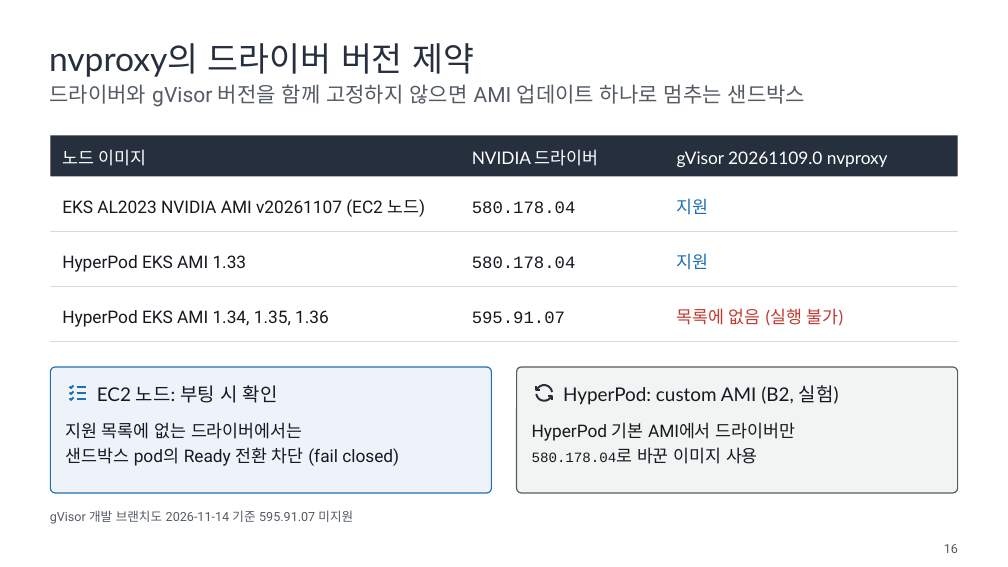
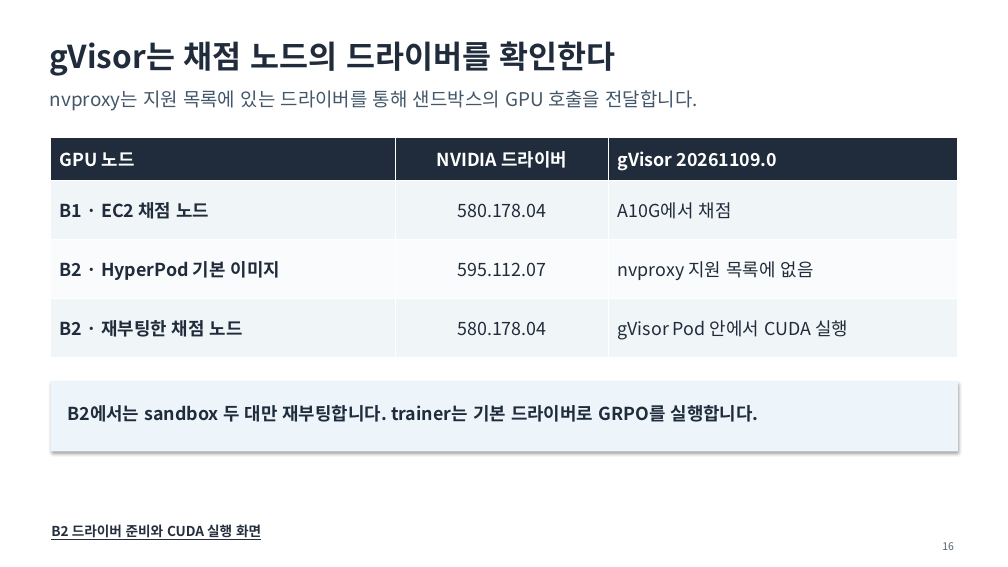
Before and after one commit to daekeun-ml/gpu-sandbox-on-aws, a slide deck: slide 16 of slides/gpu-sandbox-theory.pptx. Drawn at 1008x567 pixels with LibreOffice and Linux fonts; fonts in the diff are those of the drawing. Boxes give left, top, right and bottom in pixels: in the first picture for what was removed or moved away, otherwise in the second. Text is boxed around its words. In the diff, an @@ line names an element or a change of style, - is before the commit and + after.

Commit message:
Align the B2 architecture, hands-on guides and theory deck with the HyperPod run

```diff
--- a/slides/gpu-sandbox-theory.pptx
+++ b/slides/gpu-sandbox-theory.pptx
@@ text at [49, 41, 616, 76]: text changed; size 32 to 30 pt; font Lato to Noto Sans CJK KR; text colour #252F3E to #202C3B; bold on @@
-nvproxy의 드라이버 버전 제약
+gVisor는 채점 노드의 드라이버를 확인한다
@@ text at [50, 90, 698, 111]: text changed; size 20 to 18 pt; font Roboto to Noto Sans CJK KR; text colour #545B64 to #43576A @@
-드라이버와 gVisor 버전을 함께 고정하지 않으면 AMI 업데이트 하나로 멈추는 샌드박스
+nvproxy는 지원 목록에 있는 드라이버를 통해 샌드박스의 GPU 호출을 전달합니다.
@@ table added at [51, 138, 958, 358], 4 rows, 3 columns @@
+GPU 노드 | NVIDIA 드라이버 | gVisor 20261109.0
+B1 · EC2 채점 노드 | 580.178.04 | A10G에서 채점
+B2 · HyperPod 기본 이미지 | 595.112.07 | nvproxy 지원 목록에 없음
+B2 · 재부팅한 채점 노드 | 580.178.04 | gVisor Pod 안에서 CUDA 실행
@@ group removed at [51, 151, 958, 343]: 10 texts, 3 freeform shapes @@
-gVisor 20261109.0 nvproxy
-EKS AL2023 NVIDIA AMI v20261107 (EC2 노드)
-580.178.04
-지원
-HyperPod EKS AMI 1.33
-580.178.04
-지원
-HyperPod EKS AMI 1.34, 1.35, 1.36
-595.91.07
-목록에 없음 (실행 불가)
@@ rectangle: place and size @@
-rectangle at [51, 135, 958, 176]
+rectangle at [51, 381, 958, 451]
@@ rectangle at [51, 381, 958, 451]: fill #252F3E to #EDF5FB; shadow on @@
@@ vertical alignment top to middle in 4 elements at [50, 90, 698, 111], [49, 41, 616, 76], [51, 523, 261, 541], [67, 405, 759, 422] @@
@@ text at [67, 405, 759, 422]: text changed; size 16.5 to 17 pt; font Lato to Noto Sans CJK KR; text colour #FFFFFF to #202C3B; bold on @@
-노드 이미지
+B2에서는 sandbox 두 대만 재부팅합니다. trainer는 기본 드라이버로 GRPO를 실행합니다.
@@ group removed at [51, 367, 492, 493]: 6 freeform shapes, 3 texts, 1 rounded rectangle @@
-EC2 노드: 부팅 시 확인
-지원 목록에 없는 드라이버에서는
-샌드박스 pod의 Ready 전환 차단 (fail closed)
@@ group removed at [516, 367, 957, 493]: 3 texts, 2 freeform shapes, 1 rounded rectangle @@
-HyperPod: custom AMI (B2, 실험)
-HyperPod 기본 AMI에서 드라이버만
-580.178.04로 바꾼 이미지 사용
@@ text removed at [50, 510, 353, 524] @@
-gVisor 개발 브랜치도 2026-11-14 기준 595.91.07 미지원
@@ text at [51, 523, 261, 541]: text changed; size 16.5 to 13 pt; font Lato to Noto Sans CJK KR; text colour #FFFFFF to #252F3E; bold on @@
-NVIDIA 드라이버
+B2 드라이버 준비와 CUDA 실행 화면
@@ text "16" at [942, 542, 954, 550]: size 12 to 10 pt, font Roboto to Noto Sans CJK KR, text colour #545B64 to #53606B; vertical alignment top to middle @@
```
Also in this commit, not shown: 15 other slides changed, 5 slides added, 4 slides removed, 49 other files.
